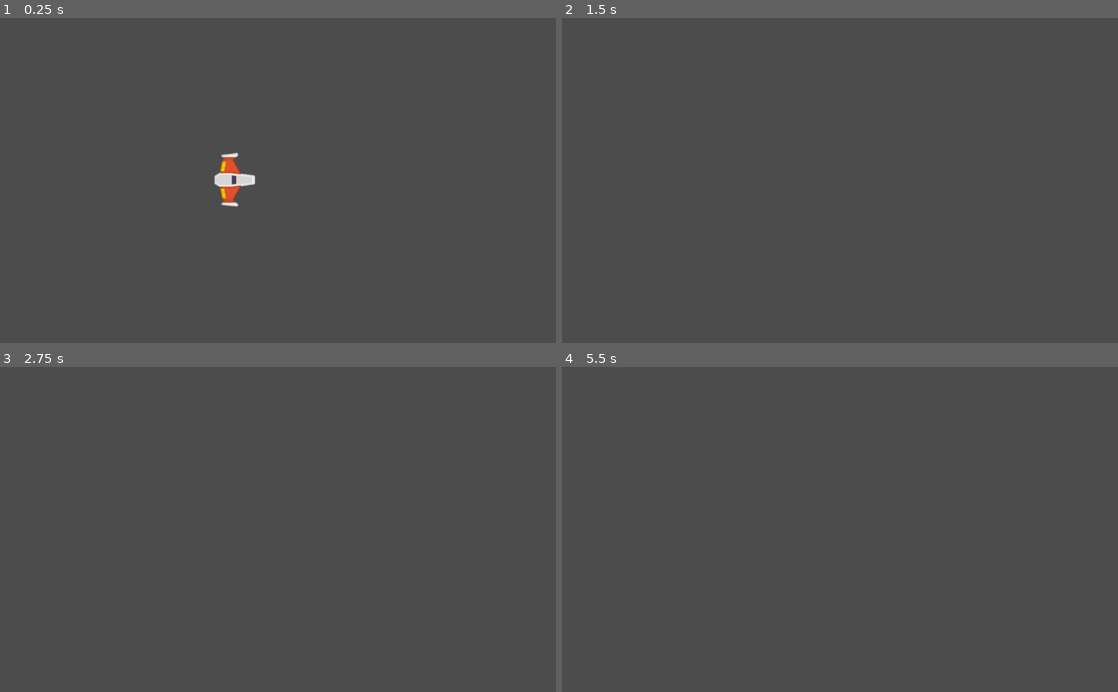
Above: before the commit, frames 1-4 (two rows, left to right).
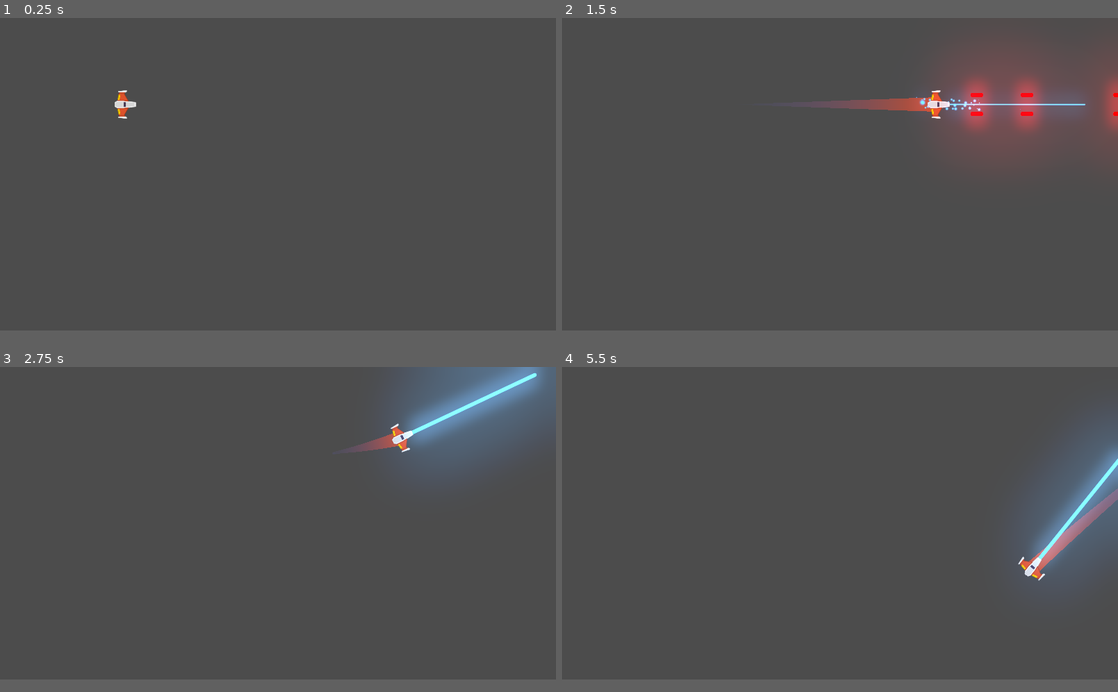
Above: after the commit, the same moments.

Repository: AdrianPerera97/Meteoritos
Game: Godot game, scene res://Juego/Niveles/NivelTest.tscn
Two runs of this game, one before a commit and one after it. Both use one fixed random seed, a clock stepped at 60 frames per second and the inputs below.
Inputs (mouse positions are in pixels of both pictures, inside the frame that each line leads up to):
- Up to frame 1 (0.25 s): no input
- Up to frame 2 (1.5 s): tap Enter at 0.5 s; move the mouse to (962, 164) at 0.52 s; hold W (mover_adelante) 0.53-1.28 s; hold Space (disparo_principal) 0.53-1.28 s; move the mouse to (728, 196) at 1.27 s; hold S (mover_atras) from 1.28 s (still down); right-click (728, 196) at 1.35 s
- Up to frame 3 (2.75 s): move the mouse to (333, 458) at 2.02 s; release S (mover_atras) at 2.03 s; hold W (mover_adelante) from 2.03 s (still down); hold A (rotar_antihorario) from 2.03 s (still down)
- Up to frame 4 (5.5 s): move the mouse to (812, 594) at 2.77 s; release A (rotar_antihorario) at 2.78 s; tap D (rotar_horario) at 2.85 s; move the mouse to (1006, 578) at 3.52 s; release W (mover_adelante) at 3.53 s; hold Space (disparo_principal) 3.53-4.28 s; hold S (mover_atras) from 3.53 s (still down); move the mouse to (673, 480) at 4.27 s; right-click (673, 480) at 4.35 s; tap Enter at 5 s; move the mouse to (867, 529) at 5.02 s; hold A (rotar_antihorario) from 5.03 s (still down)
In our replay, the window is 800x468 before the commit and 800x450 after it. These sizes can differ from the game's own. Grey fills any space a smaller window leaves; there, only what the larger window draws over its background counts as a difference.

The runs differ from the first frame. In frame 1, 0.8% of the frame differs, in the area x 20-46%, y 22-59%; in frame 2, 7.7%, in the area x 47-100%, y 10-43%; in frame 3, 7.7%; in frame 4, 5.5%.

Commit message:
Agregando SFX y VFX
Agregamos los proyectiles player y enemigo.
Ajustamos la Estela a gusto y las variables del sonido del motor (volumen original, volumen apagado, tiempo transición)

Diff:
--- /dev/null
+++ b/Juego/Naves/Player/Estela/Trail2D.gd
@@ -0,0 +1,112 @@
+# Draws a 2D trail using Godot's `Line2D`.
+#
+# Instantiate `Trail2D` as a child of a moving node to use it. To control the color, width curve,
+# texture, or trail width, use parameters from the `Line2D` class.
+tool
+
+class_name Estela
+extends Line2D
+
+export var is_emitting := false setget set_emitting
+
+# Distance in pixels between vertices. A higher resolution leads to more details.
+export var resolution := 5.0
+# Life of each point in seconds before it is deleted.
+export var lifetime := 0.5
+# Maximum number of points allowed on the curve.
+export var max_points := 100 setget set_max_points
+# Optional path to the target node to follow. If not set, the instance follows its parent.
+export var target_path: NodePath
+
+var _points_creation_time := []
+var _last_point := Vector2.ZERO
+var _clock := 0.0
+var _offset := 0.0
+
+onready var target: Node2D = get_node_or_null(target_path)
+
+# Setters y Getters
+func set_max_points(valor: int) -> void:
+	max_points = valor
+
+func _ready() -> void:
+	if not target:
+		target = get_parent() as Node2D
+
+	if Engine.editor_hint:
+		set_process(false)
+		return
+
+	_offset = position.length()
+	set_as_toplevel(true)
+	clear_points()
+	position = Vector2.ZERO
+	_last_point = to_local(target.global_position) + calculate_offset()
+
+
+func _get_configuration_warning() -> String:
+	var warning := "Missing Target node: assign a Node that extends Node2D in the Target Path or make the Trail a child of a parent that extends Node2D"
+	if target:
+		warning = ""
+	return warning
+
+
+func _process(delta: float) -> void:
+	_clock += delta
+	remove_older()
+
+	if not is_emitting:
+		return
+
+	# Adding new points if necessary.
+	var desired_point := to_local(target.global_position)
+	var distance: float = _last_point.distance_to(desired_point)
+	if distance > resolution:
+		add_timed_point(desired_point, _clock)
+
+
+# Creates a new point and stores its creation time.
+func add_timed_point(point: Vector2, time: float) -> void:
+	add_point(point + calculate_offset())
+	_points_creation_time.append(time)
+	_last_point = point
+	if get_point_count() > max_points:
+		remove_first_point()
+
+
+# Calculates the offset of the trail from its target.
+func calculate_offset() -> Vector2:
+	return - 1.0 * polar2cartesian(1.0, target.rotation).rotated(- PI / 2) * _offset
+
+
+# Removes the first point in the line and the corresponding time.
+func remove_first_point() -> void:
+	if get_point_count() > 1:
+		remove_point(0)
+	_points_creation_time.pop_front()
+
+
+# Remove points older than `lifetime`.
+func remove_older() -> void:
+	for creation_time in _points_creation_time:
+		var delta = _clock - creation_time
+		if delta > lifetime:
+			remove_first_point()
+		# Points in `_points_creation_time` are ordered from oldest to newest so as soon as a point
+		# isn't older than `lifetime`, we know all remaining points should stay as well.
+		else:
+			break
+
+
+func set_emitting(emitting: bool) -> void:
+	is_emitting = emitting
+	if Engine.editor_hint:
+		return
+
+	if not is_inside_tree():
+		yield(self, "ready")
+
+	if is_emitting:
+		clear_points()
+		_points_creation_time.clear()
+		_last_point = to_local(target.global_position) + calculate_offset()
--- /dev/null
+++ b/Juego/Naves/Player/Estela/Trail2D.tscn
@@ -0,0 +1,18 @@
+[gd_scene load_steps=4 format=2]
+
+[ext_resource path="res://Juego/Naves/Player/Estela/Trail2D.gd" type="Script" id=1]
+
+[sub_resource type="Curve" id=1]
+_data = [ Vector2( 0, 0 ), 0.0, 1.0, 0, 1, Vector2( 1, 1 ), 1.0, 0.0, 1, 0 ]
+
+[sub_resource type="Gradient" id=2]
+colors = PoolColorArray( 0.294118, 0.356863, 0.670588, 0, 0.788235, 0.301961, 0.164706, 1 )
+
+[node name="Trail2D" type="Line2D"]
+points = PoolVector2Array( 0, 0, 32, 0 )
+width_curve = SubResource( 1 )
+default_color = Color( 1, 1, 1, 1 )
+gradient = SubResource( 2 )
+joint_mode = 2
+script = ExtResource( 1 )
+is_emitting = true
--- /dev/null
+++ b/Juego/Naves/Player/Motor/MotorSFX.gd
@@ -0,0 +1,37 @@
+class_name Motor
+extends AudioStreamPlayer2D
+
+# Atributos export
+export var tiempo_transicion:float = 0.6
+export var volumen_apagado:float = -30.0
+
+# Atributos onready
+onready var tween_sonido:Tween = $Tween
+
+# Atributos
+var volumen_original:float
+
+# Metodos
+func _ready() -> void:
+	volumen_original = volume_db
+	volume_db = volumen_apagado
+
+# Metodos custom
+func sonido_on():
+	if not playing:
+		play()
+	efecto_transicion(volume_db, volumen_original)
+
+func sonido_off():
+	efecto_transicion(volume_db, volumen_apagado)
+
+func efecto_transicion(desde_vol: float, hasta_vol: float) -> void:
+	tween_sonido.interpolate_property(self,
+	"volume_db",
+	desde_vol,
+	hasta_vol,
+	tiempo_transicion,
+	Tween.TRANS_LINEAR,
+	Tween.EASE_IN_OUT
+	)
+	tween_sonido.start()
--- /dev/null
+++ b/Juego/Naves/Player/Motor/MotorSFX.tscn
@@ -0,0 +1,11 @@
+[gd_scene load_steps=3 format=2]
+
+[ext_resource path="res://Juego/Naves/Player/Motor/motor.ogg" type="AudioStream" id=1]
+[ext_resource path="res://Juego/Naves/Player/Motor/MotorSFX.gd" type="Script" id=2]
+
+[node name="MotorSFX" type="AudioStreamPlayer2D"]
+stream = ExtResource( 1 )
+bus = "SFX"
+script = ExtResource( 2 )
+
+[node name="Tween" type="Tween" parent="."]
--- a/Juego/Naves/Player/Player.gd
+++ b/Juego/Naves/Player/Player.gd
@@ -3,6 +3,7 @@
 # Atributos export
 export var potencia_motor:int =50
 export var potencia_rotacion:int =280
+export var estela_maxima:int=150
 
 # Atributos
 var empuje:Vector2=Vector2.ZERO
@@ -11,6 +12,8 @@
 #Atributos onready
 onready var canion:Canion=$Canion
 onready var laser:RayoLaser=$LaserBeam2D
+onready var estela:Estela=$EstelaPuntoInicio/Trail2D
+onready var motor_sfx:Motor=$MotorSFX
 
 # Metodos
 func _integrate_forces(state: Physics2DDirectBodyState) -> void:
@@ -48,3 +51,13 @@
 		laser.set_is_casting(true)
 	if event.is_action_released("disparo_secundario"):
 		laser.set_is_casting(false)
+	#Control estela y sonido motor
+	if event.is_action_pressed("mover_adelante"):
+		estela.set_max_points(estela_maxima)
+		motor_sfx.sonido_on()
+	elif event.is_action_pressed("mover_atras"):
+		estela.set_max_points(0)
+		motor_sfx.sonido_on()
+
+	if (event.is_action_released("mover_adelante") or event.is_action_released("mover_atras")):
+		motor_sfx.sonido_off()
--- a/Juego/Naves/Player/Player.tscn
+++ b/Juego/Naves/Player/Player.tscn
@@ -1,15 +1,19 @@
-[gd_scene load_steps=7 format=2]
+[gd_scene load_steps=9 format=2]
 
 [ext_resource path="res://Juego/Naves/Player/player_orange.png" type="Texture" id=1]
 [ext_resource path="res://Juego/Naves/Player/MaterialFisico.tres" type="PhysicsMaterial" id=2]
 [ext_resource path="res://Juego/Naves/Player/Player.gd" type="Script" id=3]
 [ext_resource path="res://Juego/Proyectiles/Canion.tscn" type="PackedScene" id=4]
 [ext_resource path="res://Juego/Proyectiles/Laser/LaserBeam2D.tscn" type="PackedScene" id=5]
+[ext_resource path="res://Juego/Naves/Player/Estela/Trail2D.tscn" type="PackedScene" id=6]
+[ext_resource path="res://Juego/Naves/Player/Motor/MotorSFX.tscn" type="PackedScene" id=7]
 
 [sub_resource type="CircleShape2D" id=1]
 radius = 37.7376
 
 [node name="Player" type="RigidBody2D"]
+z_index = 50
+collision_mask = 22
 physics_material_override = ExtResource( 2 )
 linear_damp = 1.0
 angular_damp = 4.0
@@ -34,5 +38,18 @@
 
 [node name="LaserBeam2D" parent="." instance=ExtResource( 5 )]
 position = Vector2( 38, 0 )
+z_index = -41
+
+[node name="EstelaPuntoInicio" type="Position2D" parent="."]
+position = Vector2( -10, 0 )
+
+[node name="Trail2D" parent="EstelaPuntoInicio" instance=ExtResource( 6 )]
+points = PoolVector2Array( 0, 0, 60, 0 )
+width = 50.0
+lifetime = 0.6
+max_points = 150
+target_path = NodePath("..")
+
+[node name="MotorSFX" parent="." instance=ExtResource( 7 )]
 
 [editable path="Canion"]
--- a/Juego/Proyectiles/Laser/LaserBeam2D.tscn
+++ b/Juego/Proyectiles/Laser/LaserBeam2D.tscn
@@ -61,6 +61,7 @@
 color_ramp = SubResource( 2 )
 
 [node name="LaserBeam2D" type="RayCast2D"]
+z_index = 41
 enabled = true
 cast_to = Vector2( 0, 0 )
 script = ExtResource( 1 )
--- a/Juego/Proyectiles/Proyectil.tscn
+++ b/Juego/Proyectiles/Proyectil.tscn
@@ -1,24 +1,23 @@
-[gd_scene load_steps=4 format=2]
+[gd_scene load_steps=3 format=2]
 
 [ext_resource path="res://Juego/Proyectiles/proyectil_player.png" type="Texture" id=1]
 [ext_resource path="res://Juego/Proyectiles/Proyectil.gd" type="Script" id=2]
 
-[sub_resource type="CapsuleShape2D" id=1]
-radius = 6.27275
-height = 31.0772
-
 [node name="Proyectil" type="Area2D"]
+z_as_relative = false
+collision_layer = 0
+collision_mask = 0
 script = ExtResource( 2 )
 
 [node name="Sprite" type="Sprite" parent="."]
 modulate = Color( 2, 0, 0, 1 )
 rotation = 1.5708
 scale = Vector2( 1.5, 1.2 )
+z_as_relative = false
 texture = ExtResource( 1 )
 
 [node name="CollisionShape2D" type="CollisionShape2D" parent="."]
 rotation = 1.5708
-shape = SubResource( 1 )
 
 [node name="VisibilityNotifier2D" type="VisibilityNotifier2D" parent="."]
 position = Vector2( -0.116897, -0.0371615 )
--- /dev/null
+++ b/Juego/Proyectiles/ProyectilEnemigo.tscn
@@ -0,0 +1,26 @@
+[gd_scene load_steps=4 format=2]
+
+[ext_resource path="res://Juego/Proyectiles/Proyectil.tscn" type="PackedScene" id=1]
+[ext_resource path="res://Juego/Proyectiles/proyectil_enemigo.png" type="Texture" id=2]
+
+[sub_resource type="CapsuleShape2D" id=1]
+radius = 6.04789
+height = 24.269
+
+[node name="ProyectilEnemigo" instance=ExtResource( 1 )]
+z_index = 39
+collision_layer = 16
+collision_mask = 5
+
+[node name="Sprite" parent="." index="0"]
+modulate = Color( 0, 1.3, 0.34, 1 )
+scale = Vector2( 1, 1 )
+texture = ExtResource( 2 )
+
+[node name="CollisionShape2D" parent="." index="1"]
+shape = SubResource( 1 )
+
+[node name="VisibilityNotifier2D" parent="." index="2"]
+visible = false
+position = Vector2( -0.0672916, -0.0371612 )
+scale = Vector2( 1.62208, 0.404203 )
--- /dev/null
+++ b/Juego/Proyectiles/ProyectilPlayer.tscn
@@ -0,0 +1,15 @@
+[gd_scene load_steps=3 format=2]
+
+[ext_resource path="res://Juego/Proyectiles/Proyectil.tscn" type="PackedScene" id=1]
+
+[sub_resource type="CapsuleShape2D" id=1]
+radius = 7.53605
+height = 32.6028
+
+[node name="ProyectilPlayer" instance=ExtResource( 1 )]
+z_index = 40
+collision_layer = 8
+collision_mask = 6
+
+[node name="CollisionShape2D" parent="." index="1"]
+shape = SubResource( 1 )
--- a/project.godot
+++ b/project.godot
@@ -13,6 +13,16 @@
 "class": "Canion",
 "language": "GDScript",
 "path": "res://Juego/Proyectiles/Canion.gd"
+}, {
+"base": "Line2D",
+"class": "Estela",
+"language": "GDScript",
+"path": "res://Juego/Naves/Player/Estela/Trail2D.gd"
+}, {
+"base": "AudioStreamPlayer2D",
+"class": "Motor",
+"language": "GDScript",
+"path": "res://Juego/Naves/Player/Motor/MotorSFX.gd"
 }, {
 "base": "Node2D",
 "class": "Nivel",
@@ -31,6 +41,8 @@
 } ]
 _global_script_class_icons={
 "Canion": "",
+"Estela": "",
+"Motor": "",
 "Nivel": "",
 "Proyectil": "",
 "RayoLaser": ""
@@ -40,11 +52,22 @@
 
 config/name="Meteoritos"
 run/main_scene="res://Juego/Niveles/NivelTest.tscn"
-config/icon="res://icon.png"
+config/icon="res://icono_juego.png"
 
 [autoload]
 
 Eventos="*res://Juego/Autoloads/Eventos.gd"
+
+[display]
+
+window/size/width=1920
+window/size/height=1080
+window/size/resizable=false
+window/size/always_on_top=true
+window/size/test_width=1280
+window/size/test_height=720
+window/stretch/mode="2d"
+window/stretch/aspect="keep"
 
 [input]
 
@@ -83,6 +106,14 @@
  ]
 }
 
+[layer_names]
+
+2d_physics/layer_1="player"
+2d_physics/layer_2="enemigo"
+2d_physics/layer_3="meteorito"
+2d_physics/layer_4="proyectil_player"
+2d_physics/layer_5="proyectil_enemigo"
+
 [physics]
 
 common/enable_pause_aware_picking=true
Not shown, added: Juego/Naves/Player/Motor/motor.ogg.import
Binary file added: Juego/Proyectiles/icono_juego.png
Not shown, added: Juego/Proyectiles/icono_juego.png.import
Binary file added: Juego/Proyectiles/proyectil_enemigo.png
Binary file added: icono_juego.png
Not shown, added: Juego/Naves/Player/Motor/motor.ogg
